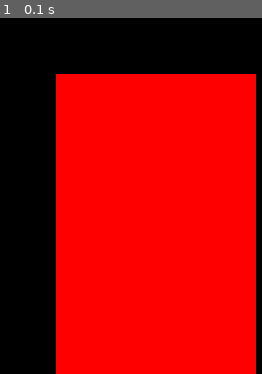
Above: before the commit, frame 1.
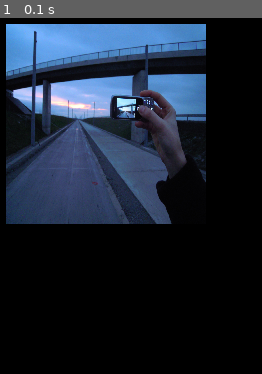
Above: after the commit, the same moment.

Repository: projectcodefoundation/summer-2020-pygame
Game: pygame game, started from basic.py
Same seed, same stepped clock (60 frames per second), same inputs: the game is played once before the commit and once after it.
Inputs:
- Up to frame 1 (0.1 s): no input

The runs differ from the first frame. In frame 1, 80% of the frame differs, in the area x 2-98%, y 1-100%.

Commit message:
Add memory

Diff:
--- a/basic.py
+++ b/basic.py
@@ -5,11 +5,16 @@
 
 screen = pygame.display.set_mode((600, 400))
 
+image = pygame.image.load("image.png")
+image = pygame.transform.scale(image, (200, 200))
+
 while True:
     for event in pygame.event.get():
         if event.type == pygame.QUIT:
             sys.exit()
 
     screen.fill((0, 0, 0))
-    pygame.draw.rect(screen, (255, 0, 0), (100, 100, 200, 300))
+
+    screen.blit(image, (50, 50))
+
     pygame.display.flip()
--- a/memory/memory.py
+++ /dev/null
@@ -1,93 +0,0 @@
-import pygame
-import random
-import time
-import sys
-
-pygame.init()
-
-screen = pygame.display.set_mode((430, 430))
-
-image_names = ["kaede", "kaguya", "kanna", "kaori", "karen", "kirino", "kumiko", "kyoko"]
-
-images = {}
-
-for name in image_names:
-    images[name] = pygame.transform.smoothscale(pygame.image.load(name + ".jpg"), (100, 100))
-
-board = [
-    [images["karen"], images["kyoko"], images["kanna"], images["kaori"]],
-    [images["kaguya"], images["kanna"], images["kirino"], images["kyoko"]],
-    [images["kaori"], images["kirino"], images["kumiko"], images["kaguya"]],
-    [images["kumiko"], images["karen"], images["kaede"], images["kaede"]],
-]
-
-stage = [
-    [0, 0, 0, 0],
-    [0, 0, 0, 0],
-    [0, 0, 0, 0],
-    [0, 0, 0, 0],
-]
-
-pi = None
-pj = None
-ni = None
-nj = None
-
-pframe = -1
-frame = 0
-
-while True:
-    # check events
-    for event in pygame.event.get():
-        # quit
-        if event.type == pygame.QUIT:
-            sys.exit()
-
-        # click
-        elif event.type == pygame.MOUSEBUTTONDOWN:
-            # get clicked tile
-            x, y = event.pos
-            i, j = x // 110, y // 110
-
-            # if not revealed yet
-            if stage[i][j] == 0:
-
-                # first one clicked
-                if pi == None:
-                    pi, pj = i, j
-                    stage[i][j] = 1
-
-                # second one clicked
-                elif ni == None:
-                    # if matches
-                    if board[i][j] == board[pi][pj]:
-                        stage[pi][pj] = 2
-                        stage[i][j] = 2
-                        pi = None
-                        pj = None
-                    else:
-                        stage[pi][pj] = 1
-                        stage[i][j] = 1
-
-                        ni, nj = i, j
-                        pframe = frame + 30
-
-    if frame == pframe:
-        stage[pi][pj] = 0
-        stage[ni][nj] = 0
-        pi = None
-        pj = None
-        ni = None
-        nj = None
-
-    screen.fill((0, 0, 0))
-
-    for i in range(4):
-        for j in range(4):
-            if stage[i][j] == 0:
-                pygame.draw.rect(screen, (255, 0, 0), (i * 110, j * 110, 100, 100))
-            else:
-                screen.blit(board[i][j], (i * 110, j * 110))
-
-    pygame.display.flip()
-    frame += 1
--- /dev/null
+++ b/memory/memory_final.py
@@ -0,0 +1,91 @@
+import pygame
+import random
+import time
+import sys
+
+pygame.init()
+
+screen = pygame.display.set_mode((430, 430))
+
+image_names = ["kaede", "komachi", "kei",
+               "kaori", "karen", "kirino", "kumiko", "kotori"]
+
+images = {}
+
+for name in image_names:
+    images[name] = pygame.transform.smoothscale(
+        pygame.image.load(name + ".jpg"), (100, 100)
+    )
+
+board = [
+    [images["karen"], images["kotori"], images["kei"], images["kaori"]],
+    [images["komachi"], images["kei"], images["kirino"], images["kotori"]],
+    [images["kaori"], images["kirino"], images["kumiko"], images["komachi"]],
+    [images["kumiko"], images["karen"], images["kaede"], images["kaede"]],
+]
+
+state = [
+    [0, 0, 0, 0],
+    [0, 0, 0, 0],
+    [0, 0, 0, 0],
+    [0, 0, 0, 0],
+]
+
+prev_i = None
+prev_j = None
+
+wait = False
+
+while True:
+    for event in pygame.event.get():
+        if event.type == pygame.QUIT:
+            sys.exit()
+
+        elif event.type == pygame.MOUSEBUTTONDOWN:
+
+            # get clicked tile
+            x, y = event.pos
+            click_i, click_j = x // 110, y // 110
+
+            # if not revealed yet
+            if state[click_i][click_j] == 0:
+
+                # first one clicked
+                if prev_i == None:
+                    prev_i, prev_j = click_i, click_j
+                    state[click_i][click_j] = 1
+
+                # second one clicked
+                else:
+                    if board[click_i][click_j] == board[prev_i][prev_j]:
+                        state[prev_i][prev_j] = 2
+                        state[click_i][click_j] = 2
+
+                        # reset tiles
+                        prev_i = None
+                        prev_j = None
+
+                    else:
+                        state[click_i][click_j] = 1
+                        wait = True
+
+    screen.fill((0, 0, 0))
+
+    for i in range(4):
+        for j in range(4):
+            if state[i][j] == 0:
+                pygame.draw.rect(screen, (255, 0, 0), (i * 110, j * 110, 100, 100))
+            else:
+                screen.blit(board[i][j], (i * 110, j * 110))
+
+    pygame.display.flip()
+
+    if wait:
+        pygame.time.wait(500)
+
+        # reset tiles
+        state[prev_i][prev_j] = 0
+        state[click_i][click_j] = 0
+        prev_i = None
+        prev_j = None
+        wait = False
--- /dev/null
+++ b/memory/memory_pt1.py
@@ -0,0 +1,67 @@
+import pygame
+import random
+import time
+import sys
+
+pygame.init()
+
+screen = pygame.display.set_mode((430, 430))
+
+# loading the images into the dictionary
+
+image_names = ["kaede", "komachi", "kei",
+               "kaori", "karen", "kirino", "kumiko", "kotori"]
+
+images = {}
+for name in image_names:
+    images[name] = pygame.image.load(name + ".jpg")
+    images[name] = pygame.transform.scale(images[name], (100, 100))
+
+# 2d list of where each image is
+
+board = [
+    [None, None, None, None],
+    [None, None, None, None],
+    [None, None, None, None],
+    [None, None, None, None],
+]
+
+all_images = image_names * 2
+
+for i in range(4):
+    for j in range(4):
+        name = random.choice(all_images)
+        board[i][j] = images[name]
+        all_images.remove(name)
+
+# 0: hidden, 1: revealed
+state = [
+    [0, 0, 0, 0],
+    [0, 0, 0, 0],
+    [0, 0, 0, 0],
+    [0, 0, 0, 0]
+]
+
+while True:
+    for event in pygame.event.get():
+        if event.type == pygame.QUIT:
+            sys.exit()
+        elif event.type == pygame.MOUSEBUTTONDOWN:
+            x, y = event.pos
+            click_i = x // 110
+            click_j = y // 110
+            state[click_i][click_j] = 1
+
+    screen.fill((0, 0, 0))
+
+    # loop through each row and column
+    for i in range(4):
+        for j in range(4):
+            if state[i][j] == 0:
+                pygame.draw.rect(screen, (255, 0, 0),
+                                 (i * 110, j * 110, 100, 100))
+            else:
+                image = board[i][j]
+                screen.blit(image, (i * 110, j * 110))
+
+    pygame.display.flip()
--- /dev/null
+++ b/memory/memory_pt2.py
@@ -0,0 +1,57 @@
+import pygame
+import random
+import time
+import sys
+
+pygame.init()
+
+screen = pygame.display.set_mode((430, 430))
+
+image_names = ["kaede", "komachi", "kei",
+               "kaori", "karen", "kirino", "kumiko", "kotori"]
+
+images = {}
+
+for name in image_names:
+    images[name] = pygame.transform.smoothscale(
+        pygame.image.load(name + ".jpg"), (100, 100)
+    )
+
+board = [
+    [images["karen"], images["kotori"], images["kei"], images["kaori"]],
+    [images["komachi"], images["kei"], images["kirino"], images["kotori"]],
+    [images["kaori"], images["kirino"], images["kumiko"], images["komachi"]],
+    [images["kumiko"], images["karen"], images["kaede"], images["kaede"]],
+]
+
+state = [
+    [0, 0, 0, 0],
+    [0, 0, 0, 0],
+    [0, 0, 0, 0],
+    [0, 0, 0, 0],
+]
+
+while True:
+    for event in pygame.event.get():
+        if event.type == pygame.QUIT:
+            sys.exit()
+
+        elif event.type == pygame.MOUSEBUTTONDOWN:
+
+            # get clicked tile
+            x, y = event.pos
+            click_i, click_j = x // 110, y // 110
+
+            state[click_i][click_j] = 1
+
+    screen.fill((0, 0, 0))
+
+    for i in range(4):
+        for j in range(4):
+            if state[i][j] == 0:
+                pygame.draw.rect(screen, (255, 0, 0),
+                                 (i * 110, j * 110, 100, 100))
+            else:
+                screen.blit(board[i][j], (i * 110, j * 110))
+
+    pygame.display.flip()
Binary file added: image.png
Binary file removed: memory/kaguya.jpg
Binary file removed: memory/kanna.jpg
Binary file added: memory/kei.jpg
Binary file added: memory/komachi.jpg
Binary file added: memory/kotori.jpg
Binary file removed: memory/kyoko.jpg
Binary file removed: memory/rin.jpg
Binary file removed: memory/yuu.jpg
